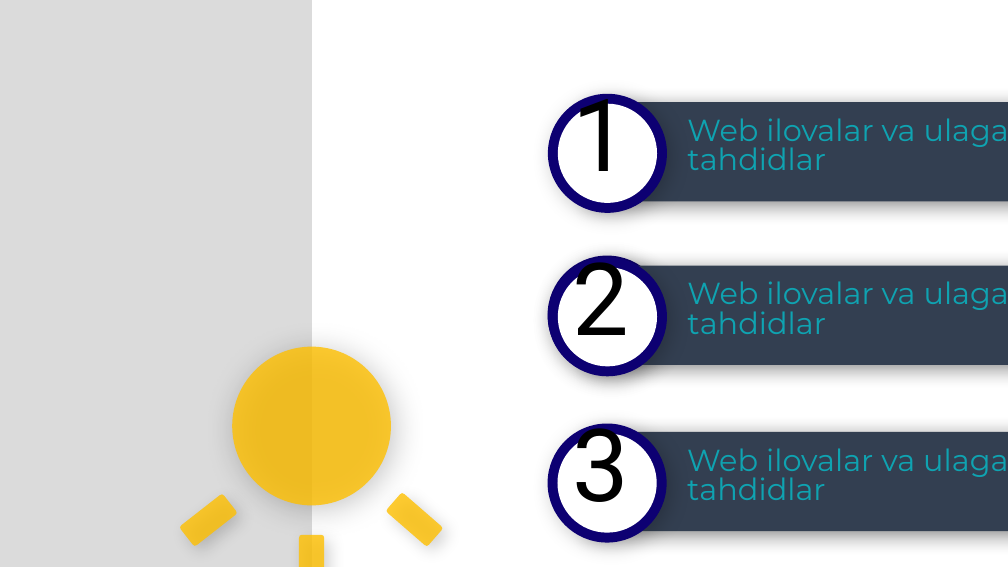
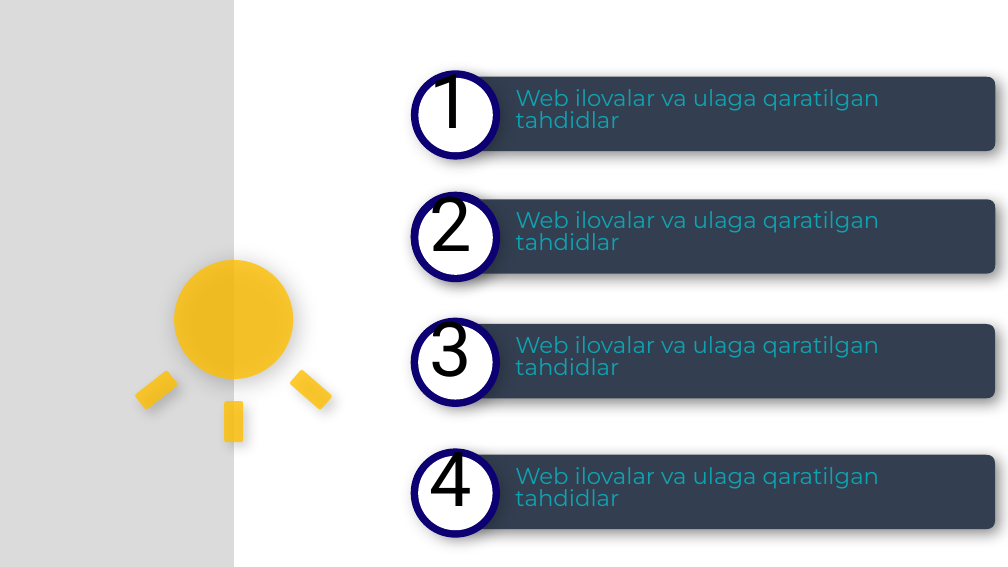
Before and after one commit to Azizjon003/pikachu, a slide deck: slide 2 of azimut.pptx. Drawn at 1008x567 pixels with LibreOffice and Linux fonts; fonts in the diff are those of the drawing. Boxes give left, top, right and bottom in pixels: in the first picture for what was removed or moved away, otherwise in the second. Text is boxed around its words. In the diff, an @@ line names an element or a change of style, - is before the commit and + after.

```diff
--- a/azimut.pptx
+++ b/azimut.pptx
@@ freeform shape: place and size @@
-freeform shape at (0, 0, 311, 567)
+freeform shape at (0, 0, 234, 566)
@@ freeform shape: place and size @@
-freeform shape at (548, 94, 667, 213)
+freeform shape at (411, 71, 501, 160)
@@ freeform shape: place and size @@
-freeform shape at (557, 104, 656, 203)
+freeform shape at (418, 78, 493, 152)
@@ text "1": place and size @@
-text "1" at (572, 93, 629, 195)
+text "1" at (429, 70, 471, 147)
@@ freeform shape: place and size @@
-freeform shape at (584, 102, 1008, 201)
+freeform shape at (437, 77, 995, 151)
@@ text "Web ilovalar va ulaga qaratilgan ...": place and size @@
-text "Web ilovalar va ulaga qaratilgan ..." at (687, 118, 1008, 170)
+text "Web ilovalar va ulaga qaratilgan ..." at (516, 89, 880, 128)
@@ freeform shape: place and size @@
-freeform shape at (547, 256, 666, 375)
+freeform shape at (410, 192, 500, 281)
@@ freeform shape: place and size @@
-freeform shape at (548, 257, 667, 376)
+freeform shape at (411, 193, 501, 282)
@@ freeform shape: place and size @@
-freeform shape at (557, 265, 656, 364)
+freeform shape at (418, 200, 493, 274)
@@ freeform shape: place and size @@
-freeform shape at (557, 267, 656, 366)
+freeform shape at (418, 201, 493, 275)
@@ text "2": place and size @@
-text "2" at (572, 255, 629, 357)
+text "2" at (429, 191, 471, 268)
@@ text "2": place and size @@
-text "2" at (562, 247, 608, 379)
+text "2" at (421, 185, 456, 284)
@@ freeform shape: place and size @@
-freeform shape at (584, 266, 1008, 365)
+freeform shape at (437, 200, 995, 274)
@@ text "Web ilovalar va ulaga qaratilgan ...": place and size @@
-text "Web ilovalar va ulaga qaratilgan ..." at (687, 281, 1008, 334)
+text "Web ilovalar va ulaga qaratilgan ..." at (516, 211, 880, 250)
@@ freeform shape: place and size @@
-freeform shape at (232, 347, 390, 505)
+freeform shape at (174, 260, 293, 379)
@@ freeform shape: place and size @@
-freeform shape at (547, 423, 666, 542)
+freeform shape at (410, 318, 500, 407)
@@ freeform shape: place and size @@
-freeform shape at (557, 433, 656, 532)
+freeform shape at (418, 326, 493, 400)
@@ size 72 to 54 pt; less space between paragraphs in 4 elements at (429, 70, 471, 147), (429, 191, 471, 268), (421, 185, 456, 284), (429, 317, 471, 394) @@
@@ text "3": place and size @@
-text "3" at (572, 423, 629, 525)
+text "3" at (429, 317, 471, 394)
@@ shadow changed in 11 elements at (437, 77, 995, 151), (411, 71, 501, 160), (174, 260, 293, 379), (437, 200, 995, 274), (289, 369, 333, 410), (224, 401, 243, 443), (135, 370, 179, 411), (410, 192, 500, 281), (411, 193, 501, 282), (410, 318, 500, 407), (437, 324, 995, 398) @@
@@ freeform shape: place and size @@
-freeform shape at (584, 432, 1008, 531)
+freeform shape at (437, 324, 995, 398)
@@ size 21.8 to 16.3 pt; less space between paragraphs in 3 elements at (516, 89, 880, 128), (516, 211, 880, 250), (515, 336, 880, 375) @@
@@ text "Web ilovalar va ulaga qaratilgan ...": place and size @@
-text "Web ilovalar va ulaga qaratilgan ..." at (687, 448, 1008, 500)
+text "Web ilovalar va ulaga qaratilgan ..." at (515, 336, 880, 375)
@@ freeform shape: place and size @@
-freeform shape at (179, 493, 237, 547)
+freeform shape at (135, 370, 179, 411)
@@ freeform shape: place and size @@
-freeform shape at (386, 492, 444, 546)
+freeform shape at (289, 369, 333, 410)
@@ freeform shape: place and size @@
-freeform shape at (299, 535, 325, 567)
+freeform shape at (224, 401, 243, 443)
@@ freeform shape added at (410, 449, 500, 538), fill #0D0072 @@
@@ text added at (429, 448, 471, 525), 54 pt, text #000000 @@
+4
@@ freeform shape added at (418, 456, 493, 530), fill #FFFFFF @@
@@ freeform shape added at (437, 455, 995, 529), fill #333F51 @@
@@ text added at (515, 467, 880, 506), 16.3 pt, text #0FA3B1 @@
+Web ilovalar va ulaga qaratilgan tahdidlar
```
Also in this commit, not shown: 14 other slides changed, 3 other files.
